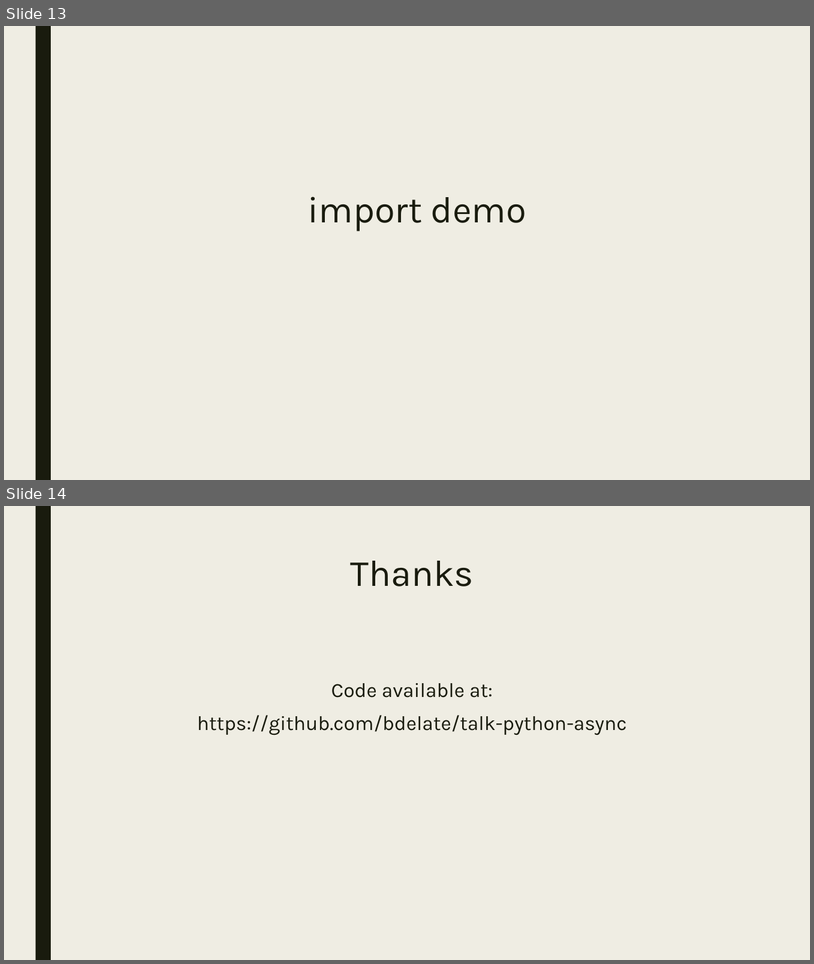
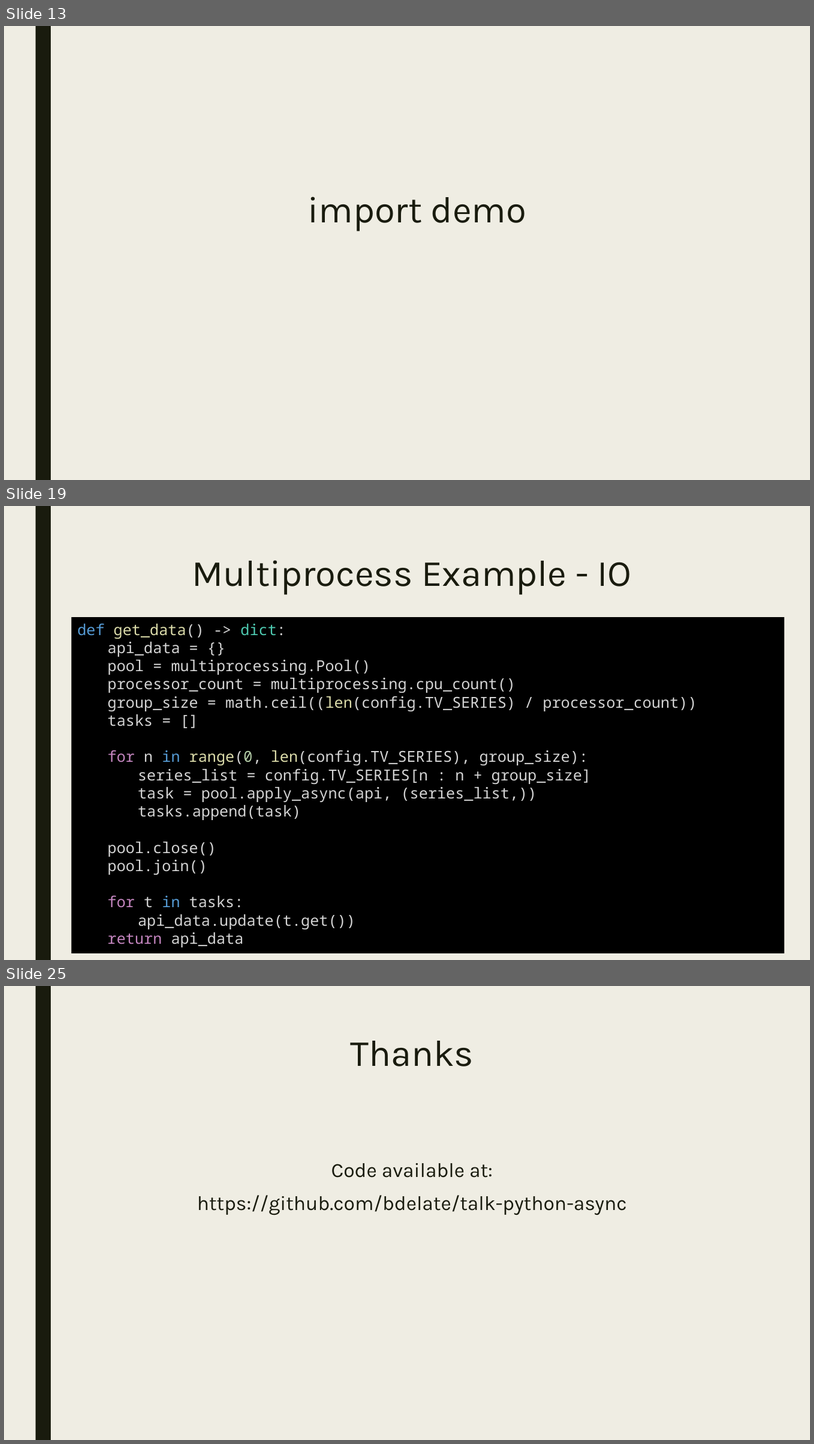
Before and after one commit to bdelate/talk-python-async, a slide deck: slides.pptx. Shown one above the other, each under a label of ours: slides 13 and 14 before the commit, slides 13, 19 and 25 after it; the slides between them are not shown. The pictures are 814x964 and 814x1444 pixels, drawn with LibreOffice and Linux fonts; fonts in the diff are those of the drawing. Boxes give left, top, right and bottom in pixels: in the first picture for what was removed or moved away, otherwise in the second. Text is boxed around its words. In the diff, an @@ line names an element or a change of style, - is before the commit and + after.

```diff
--- a/slides.pptx
+++ b/slides.pptx
@@ slide 19 added at [4, 506, 810, 960], background #EFEDE3; not listed: 1 template element that a slide beside it also shows @@
@@ title added at [192, 560, 632, 595], 44 pt, text #191B0E @@
+Multiprocess Example - IO
@@ rectangle added at [71, 618, 785, 953], fill #000000, 18 pt, text #D4D4D4 @@
+def get_data() -> dict:
+  api_data = {}
+  pool = multiprocessing.Pool()
+  processor_count = multiprocessing.cpu_count()
+  group_size = math.ceil((len(config.TV_SERIES) / processor_count))
+  tasks = []
+  for n in range(0, len(config.TV_SERIES), group_size):
+  series_list = config.TV_SERIES[n : n + group_size]
+  task = pool.apply_async(api, (series_list,))
+  tasks.append(task)
+  pool.close()
+  pool.join()
+  for t in tasks:
+  api_data.update(t.get())
+  return api_data
@@ what was slide 14 is now slide 25 @@
```
Also in this commit, not shown: 2 slides changed, 10 other slides added, 4 other files.
